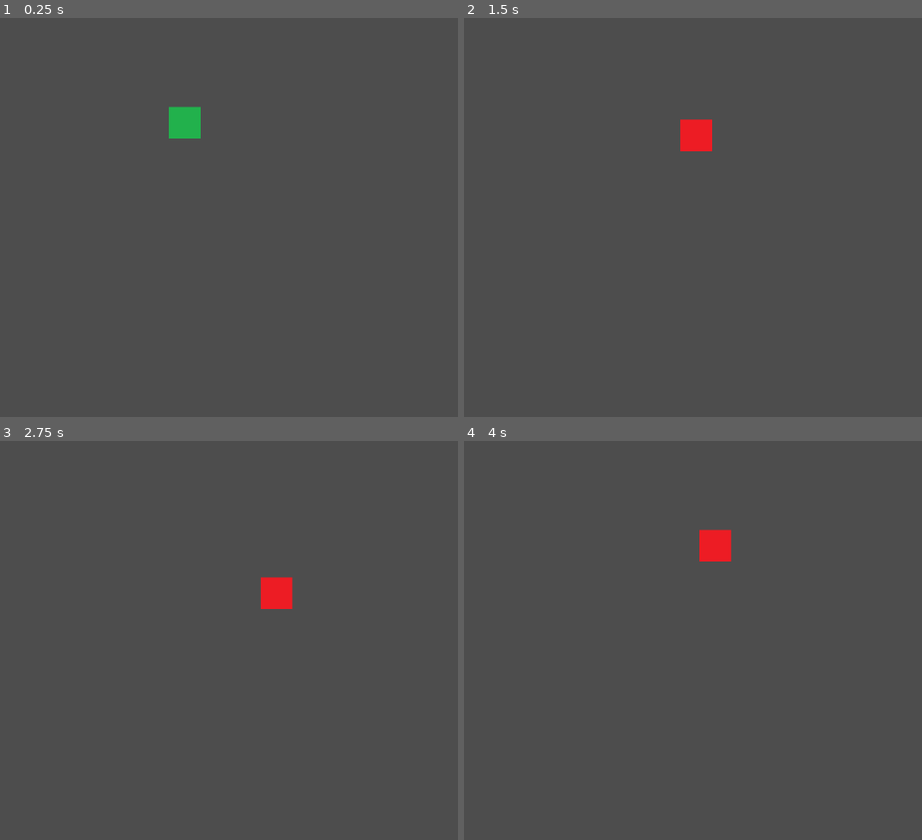
Above: before the commit, frames 1-4 (two rows, left to right).
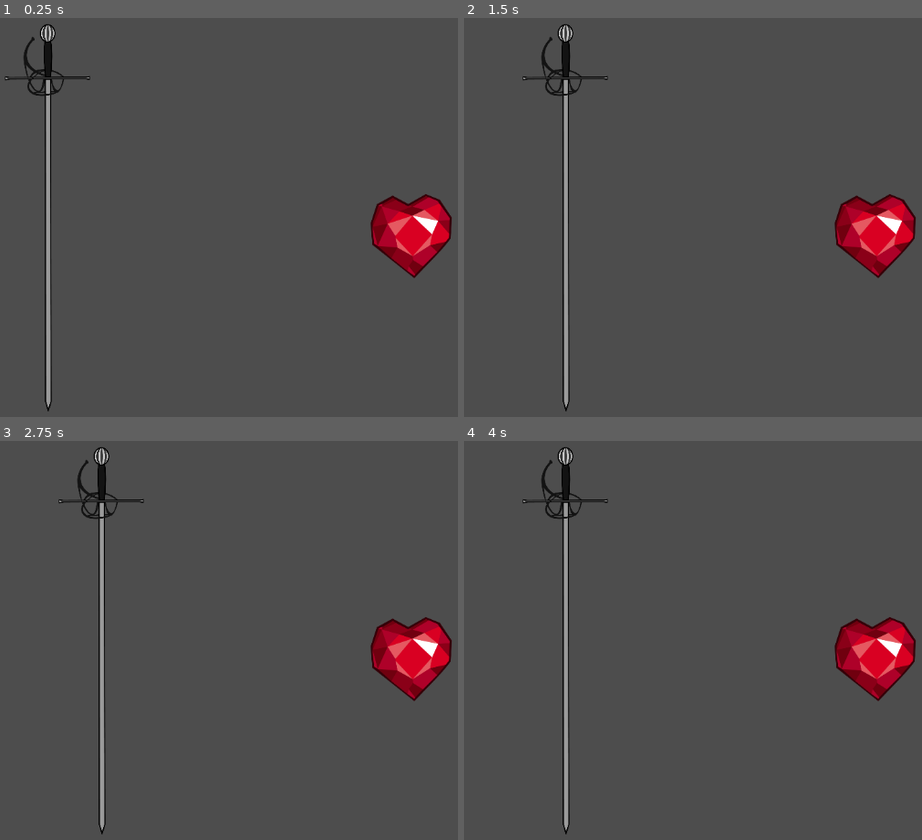
Above: after the commit, the same moments.

Repository: zelcamn/TheGame
Game: Godot game, scene res://scenes/world.tscn
Same seed, same stepped clock (60 frames per second), same inputs: the game is played once before the commit and once after it. Before the commit the project starts from res://scenes/devScene.tscn.
Inputs:
- Up to frame 1 (0.25 s): no input
- Up to frame 2 (1.5 s): tap Enter (ui_accept) at 0.5, 0.77 s; hold Right (moveRight) 0.53-1.28 s; hold Down (moveDown) from 1.28 s (still down)
- Up to frame 3 (2.75 s): tap Enter (ui_accept) at 1.52 s; release Down (moveDown) at 2.03 s; hold Right (moveRight) from 2.03 s (still down)
- Up to frame 4 (4 s): release Right (moveRight) at 2.78 s; hold Up (moveUp) 2.78-3.53 s; tap Enter (ui_accept) at 3.02, 3.77 s; hold Left (moveLeft) from 3.53 s (still down)

The runs differ from the first frame. In frame 1, 4.7% of the frame differs, in the area x 0-99%, y 1-99%; in frame 2, 4.7%, in the area x 12-99%, y 1-99%; in frame 3, 4.7%; in frame 4, 4.7%.

Commit message:
#11 Упорядочить расположение и путь файлов, привязать хп мобов к глобальной системе хп, убрать параметр хп из атаки

Diff:
--- a/project.godot
+++ b/project.godot
@@ -11,13 +11,13 @@
 [application]
 
 config/name="TheGame"
-run/main_scene="res://scenes/devScene.tscn"
+run/main_scene="res://scenes/world.tscn"
 config/features=PackedStringArray("4.2", "GL Compatibility")
 config/icon="res://icon.svg"
 
 [autoload]
 
-GlobalInfo="*res://scenes/scripts/global_info.gd"
+GlobalInfo="*res://scripts/global_info.gd"
 
 [input]
 
--- /dev/null
+++ b/scenes/attack_component.tscn
@@ -0,0 +1,6 @@
+[gd_scene load_steps=2 format=3 uid="uid://h2gkpi2324v8"]
+
+[ext_resource type="Script" path="res://scripts/attack_component.gd" id="1_sd0mu"]
+
+[node name="attack_component" type="Node2D"]
+script = ExtResource("1_sd0mu")
--- a/scenes/global_info.tscn
+++ b/scenes/global_info.tscn
@@ -1,3 +1,6 @@
-[gd_scene format=3 uid="uid://c4rse6c514ppd"]
+[gd_scene load_steps=2 format=3 uid="uid://c4rse6c514ppd"]
+
+[ext_resource type="Script" path="res://scripts/global_info.gd" id="1_ig21o"]
 
 [node name="GlobalInfo" type="Node"]
+script = ExtResource("1_ig21o")
--- a/scenes/health_component.tscn
+++ /dev/null
@@ -1,6 +0,0 @@
-[gd_scene load_steps=2 format=3 uid="uid://h2gkpi2324v8"]
-
-[ext_resource type="Script" path="res://scripts/AttackComponent.gd" id="1_ufp8d"]
-
-[node name="HealthComponent" type="Node2D"]
-script = ExtResource("1_ufp8d")
--- a/scenes/heart.tscn
+++ b/scenes/heart.tscn
@@ -1,23 +1,21 @@
 [gd_scene load_steps=5 format=3 uid="uid://b7ae82kihyk5w"]
 
 [ext_resource type="Script" path="res://scripts/heart.gd" id="1_mcwsf"]
-[ext_resource type="Texture2D" uid="uid://dxlrah2to26yf" path="res://art/heart.png" id="2_3crld"]
-[ext_resource type="PackedScene" uid="uid://h2gkpi2324v8" path="res://scenes/health_component.tscn" id="3_78hp7"]
+[ext_resource type="Texture2D" uid="uid://p4r2b3tekb2s" path="res://res/sprites/testSprites/heart.png" id="2_3crld"]
+[ext_resource type="PackedScene" uid="uid://h2gkpi2324v8" path="res://scenes/attack_component.tscn" id="3_78hp7"]
 
 [sub_resource type="CircleShape2D" id="CircleShape2D_4x0xo"]
 radius = 70.0
 
 [node name="heart" type="CharacterBody2D" node_paths=PackedStringArray("hp")]
 script = ExtResource("1_mcwsf")
-hp = NodePath("HealthComponent")
+hp = NodePath("attack_component")
 
 [node name="Sprite2D" type="Sprite2D" parent="."]
-position = Vector2(670.25, 326.875)
 scale = Vector2(0.438333, 0.463311)
 texture = ExtResource("2_3crld")
 
 [node name="CollisionShape2D" type="CollisionShape2D" parent="."]
-position = Vector2(670, 322)
 shape = SubResource("CircleShape2D_4x0xo")
 
-[node name="HealthComponent" parent="." instance=ExtResource("3_78hp7")]
+[node name="attack_component" parent="." instance=ExtResource("3_78hp7")]
--- a/scenes/player.tscn
+++ b/scenes/player.tscn
@@ -1,7 +1,7 @@
 [gd_scene load_steps=7 format=3 uid="uid://br0mek24tjxjd"]
 
-[ext_resource type="Script" path="res://scenes/scripts/PlayerController.gd" id="1_rd8md"]
-[ext_resource type="Script" path="res://scenes/scripts/player.gd" id="1_wy2c8"]
+[ext_resource type="Script" path="res://scripts/player.gd" id="1_wy2c8"]
+[ext_resource type="Script" path="res://scripts/player_controller.gd" id="2_a65od"]
 [ext_resource type="Texture2D" uid="uid://cnu5xd4xao0j6" path="res://res/sprites/player/stop.png" id="2_dcasc"]
 [ext_resource type="Texture2D" uid="uid://dkn3j0ayhrobw" path="res://res/sprites/player/walk.png" id="3_8tsmi"]
 
@@ -42,7 +42,7 @@
 metadata/_edit_group_ = true
 
 [node name="Area2D" type="Area2D" parent="."]
-script = ExtResource("1_rd8md")
+script = ExtResource("2_a65od")
 
 [node name="AnimatedSprite2D" type="AnimatedSprite2D" parent="Area2D"]
 sprite_frames = SubResource("SpriteFrames_811fi")
--- a/scenes/scripts/global_info.gd
+++ /dev/null
@@ -1,4 +0,0 @@
-extends Node
-
-var playerSpeed = 100
-var playerHealth = 100
--- a/scenes/scripts/heart.gd
+++ /dev/null
@@ -1,9 +0,0 @@
-extends CharacterBody2D
-
-var is_enemy: bool = true
-
-@export var hp : HealthComponent
-
-func hit():
-	hp.damage()
-	print("Taken " + str(hp.attack_damage) + " damage")
--- a/scenes/sword.tscn
+++ b/scenes/sword.tscn
@@ -1,26 +1,24 @@
 [gd_scene load_steps=4 format=3 uid="uid://bjw6ghg7bnmdb"]
 
 [ext_resource type="Script" path="res://scripts/sword.gd" id="1_5ncl2"]
-[ext_resource type="Texture2D" uid="uid://5k1hxweyfxsa" path="res://art/меч.png" id="2_ppe4m"]
+[ext_resource type="Texture2D" uid="uid://ddufvn6sx5ahp" path="res://res/sprites/testSprites/меч.png" id="2_ppe4m"]
 
 [sub_resource type="RectangleShape2D" id="RectangleShape2D_n0ltp"]
-size = Vector2(6, 520)
+size = Vector2(9, 515)
 
 [node name="sword" type="Area2D"]
 script = ExtResource("1_5ncl2")
 
 [node name="Sprite2D" type="Sprite2D" parent="."]
-position = Vector2(94.9063, 321.734)
 scale = Vector2(0.223646, 0.250294)
 texture = ExtResource("2_ppe4m")
 
 [node name="CollisionShape2D" type="CollisionShape2D" parent="."]
-position = Vector2(96, 359)
+position = Vector2(1.5, 37.5)
 shape = SubResource("RectangleShape2D_n0ltp")
 disabled = true
 
 [node name="VisibleOnScreenNotifier2D" type="VisibleOnScreenNotifier2D" parent="."]
-position = Vector2(93, 319.5)
 scale = Vector2(7.3, 32.05)
 
 [connection signal="body_entered" from="." to="." method="_on_body_entered"]
--- a/scenes/world.tscn
+++ b/scenes/world.tscn
@@ -5,6 +5,8 @@
 
 [node name="World" type="Node2D"]
 
+[node name="heart" parent="." instance=ExtResource("2_ryy8r")]
+position = Vector2(650, 350)
+
 [node name="sword" parent="." instance=ExtResource("1_y1cma")]
-
-[node name="heart" parent="." instance=ExtResource("2_ryy8r")]
+position = Vector2(0, 320)
--- a/scenes/scripts/AttackComponent.gd
+++ b/scripts/attack_component.gd
@@ -1,18 +1,19 @@
 extends Node
 
-class_name HealthComponent
+class_name attack_component
 
-@export var attack_damage := 5.0
-@export var MAX_HEALTH := 10.0 #передача макс хп при вызове сцены
-var health : float
+
+var attack_damage = GlobalInfo.playerBaseDamage
+#@export var MAX_HEALTH := 10.0 #передача макс хп при вызове сцены
+#var MAX_HEALTH = Health
+#var health : float
 
 #Подгрузка хп при первом вызове
-func _ready():
-	health = MAX_HEALTH
+#func _ready():
+	#health = MAX_HEALTH
 
 
-func damage():
+func damage(health):
 	health -= attack_damage #берётся из параметров оружия
-	print(health)
 	if health <= 0:
 		get_parent().queue_free() #удаление сцены с экрана (скорее всего придётся заменить)
--- /dev/null
+++ b/scripts/global_info.gd
@@ -0,0 +1,9 @@
+extends Node
+
+#параметры игрока
+var playerSpeed = 700
+var playerHealth = 100
+var playerBaseDamage = 20
+
+#параметры мобов
+var slimeHealth = 20
--- /dev/null
+++ b/scripts/heart.gd
@@ -0,0 +1,18 @@
+extends CharacterBody2D
+
+#class_name slime
+
+var is_enemy: bool = true
+
+@export var hp : attack_component
+
+var health = Health.new()
+
+func _ready():
+	health.maxHealth = GlobalInfo.slimeHealth
+	health.health = GlobalInfo.slimeHealth
+
+func hit():
+	hp.damage(health.health)
+	print(health.health)
+	print("Taken " + str(hp.attack_damage) + " damage")
Not shown, added: res/sprites/testSprites/heart.png.import
Not shown, added: res/sprites/testSprites/slime.png.import
Not shown, added: res/sprites/testSprites/меч.png.import
Not shown, added: res/sprites/testSprites/фон.png.import
Renamed: scenes/scripts/healthSystem.gd -> scripts/healthSystem.gd
Renamed: scenes/scripts/PlayerController.gd -> scripts/player_controller.gd
